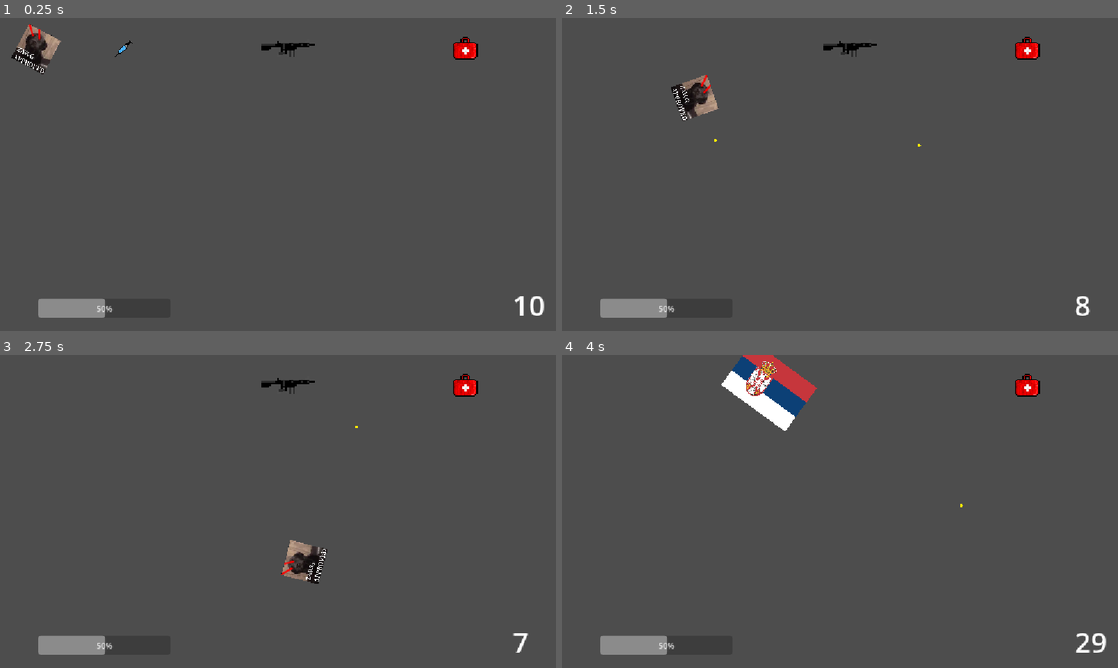
Above: before the commit, frames 1-4 (two rows, left to right).
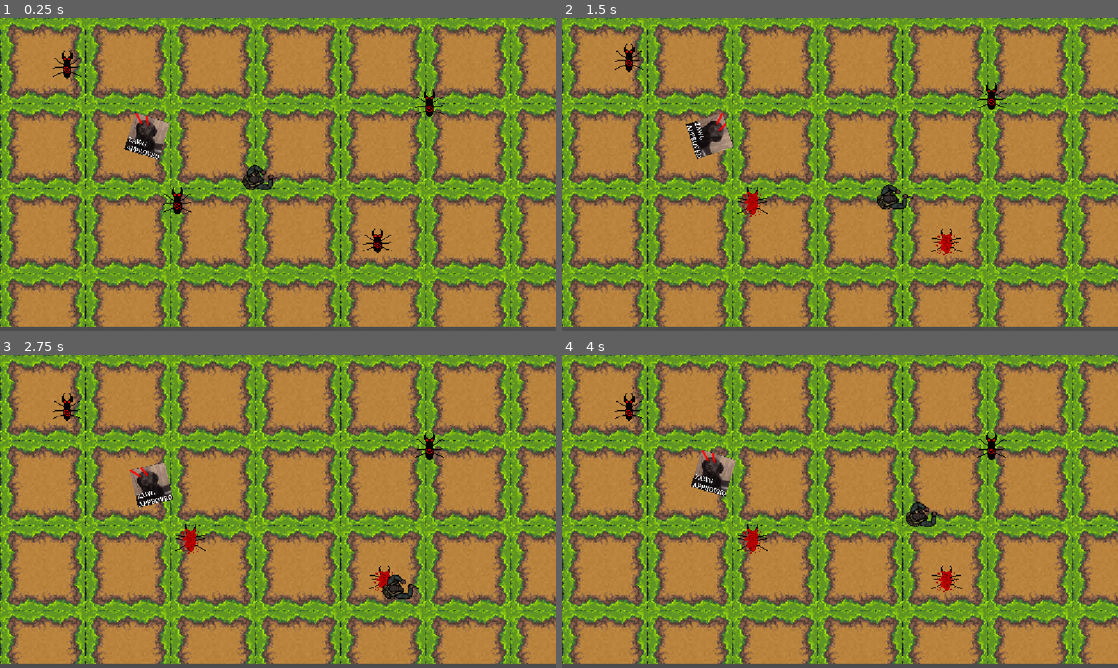
Above: after the commit, the same moments.

Repository: vladydad/Invasion_godot
Game: Godot game, scene res://NPC/NPC.tscn
The game is run twice, just before and just after one commit, with the same random seed, the same clock (stepped at 60 frames per second) and the same inputs. Before the commit the project starts from res://Tutorial.tscn.
Inputs (mouse positions are in pixels of both pictures, inside the frame that each line leads up to):
- Up to frame 1 (0.25 s): no input
- Up to frame 2 (1.5 s): tap Enter (ui_accept) at 0.5, 0.77 s; move the mouse to (962, 158) at 0.52 s; hold Right (ui_right) 0.53-1.28 s; click (962, 158) at 0.6 s; move the mouse to (728, 190) at 1.27 s; hold Down (ui_down) from 1.28 s (still down); click (728, 190) at 1.35 s
- Up to frame 3 (2.75 s): tap Enter (ui_accept) at 1.52 s; move the mouse to (333, 442) at 2.02 s; release Down (ui_down) at 2.03 s; hold Right (ui_right) from 2.03 s (still down); click (333, 442) at 2.1 s
- Up to frame 4 (4 s): move the mouse to (812, 574) at 2.77 s; release Right (ui_right) at 2.78 s; hold Up (ui_up) 2.78-3.53 s; click (812, 574) at 2.85 s; tap Enter (ui_accept) at 3.02, 3.77 s; move the mouse to (1006, 558) at 3.52 s; hold Left (ui_left) from 3.53 s (still down); click (1006, 558) at 3.6 s

The runs differ from the first frame. In frame 1, 94% of the frame differs, in the area x 0-100%, y 0-99%; in frame 2, 94%; in frame 3, 94%; in frame 4, 94%.

Commit message:
kino

Diff:
--- a/invasion/NPC/NPC.tscn
+++ b/invasion/NPC/NPC.tscn
@@ -7,6 +7,7 @@
 [ext_resource type="Texture2D" uid="uid://b4wb86fk5ps7w" path="res://images (1).jpg" id="3_eudjw"]
 [ext_resource type="Texture2D" uid="uid://c4kfi5igiq0wp" path="res://Basic alien death.png" id="6_wdwhe"]
 [ext_resource type="Script" uid="uid://j17huar228sn" path="res://NPC/area_npc.gd" id="7_cy3bc"]
+[ext_resource type="PackedScene" uid="uid://bu2280y8r7cqd" path="res://player.tscn" id="8_wke4b"]
 
 [sub_resource type="TileSetAtlasSource" id="TileSetAtlasSource_twre2"]
 texture = ExtResource("3_eudjw")
@@ -1029,4 +1030,7 @@
 [node name="Area2D" type="Area2D" parent="NPC4" unique_id=841887226]
 scale = Vector2(1, 0.99999994)
 
+[node name="CharacterBody2D" parent="." unique_id=435993497 instance=ExtResource("8_wke4b")]
+position = Vector2(291, 279)
+
 [connection signal="body_entered" from="NPC1/Area2D" to="Player" method="_on_area_2d_body_entered"]
--- a/invasion/player.gd
+++ b/invasion/player.gd
@@ -5,9 +5,9 @@
 var health = 50
 var ammo = 10
 
-@onready var health_bar = $"../HealthBar"
+#@onready var health_bar = $"../HealthBar"
 
-@onready var ammo_label = $"../CanvasLayer/AmmoLabel"
+#@onready var ammo_label = $"../CanvasLayer/AmmoLabel"
 
 func highspeed():
 	speed = 500
@@ -56,10 +56,10 @@
 		shoot()
 		ammo = ammo - 1
 	elif ammo == 0:
-		ammo_label.text = "Lader..."
+		#ammo_label.text = "Lader..."
 		reload()
-	ammo_label.text = str(ammo)
-	health_bar.value = health
+#	ammo_label.text = str(ammo)
+#	health_bar.value = health
 
 func shoot():
 	var bullet = bullet_scene.instantiate()
--- a/invasion/project.godot
+++ b/invasion/project.godot
@@ -11,7 +11,7 @@
 [application]
 
 config/name="Invasion"
-run/main_scene="uid://veb1nhvkxalg"
+run/main_scene="uid://dwtms15a568aa"
 config/features=PackedStringArray("4.7", "Forward Plus")
 
 [display]
